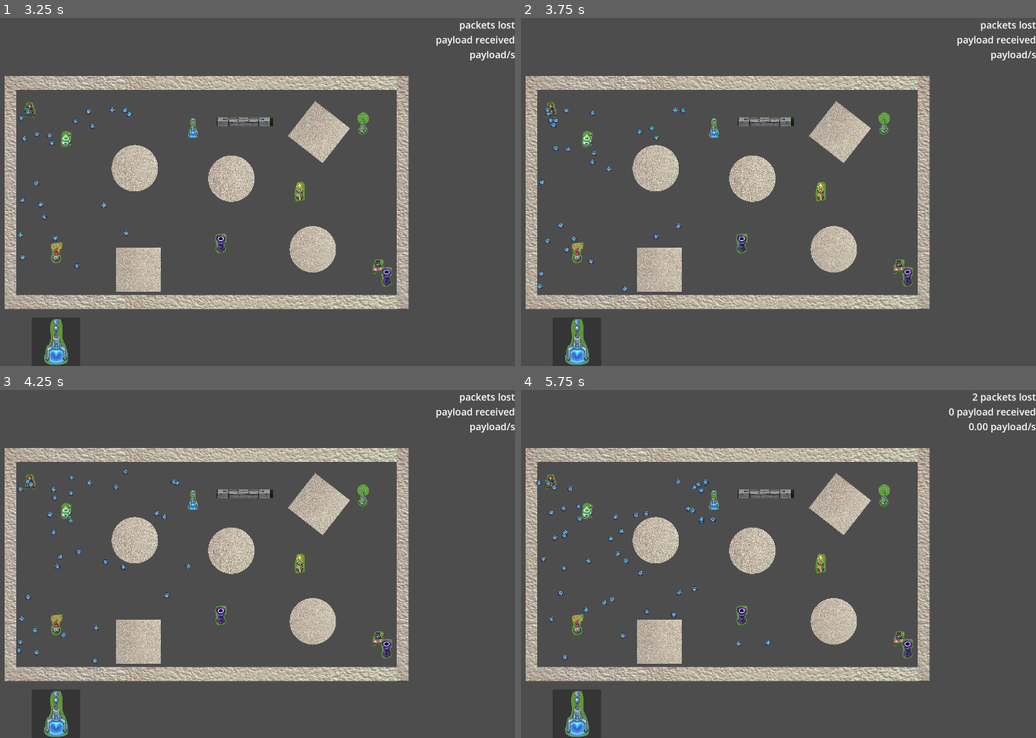
Above: before the commit, frames 1-4 (two rows, left to right).
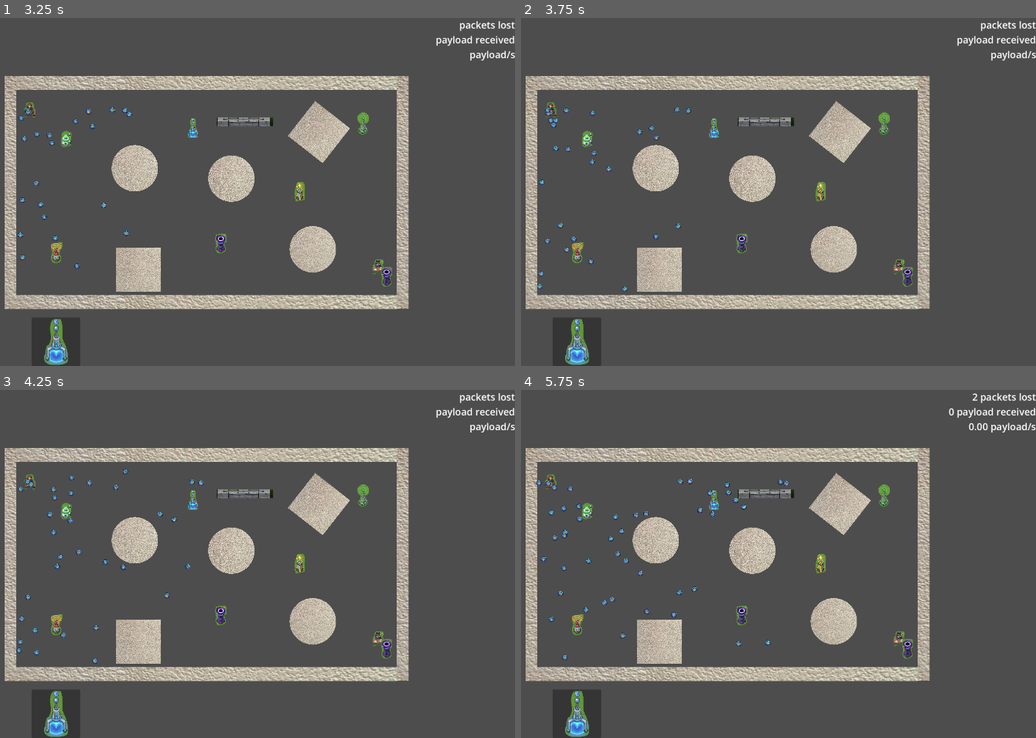
Above: after the commit, the same moments.

Repository: ryupold/ld59
Game: Godot game, scene res://scenes/test_sender.tscn
The game is run twice, just before and just after one commit, with the same random seed, the same clock (stepped at 60 frames per second) and the same inputs. The engine's default icon, where the game draws it, is replaced by a stand-in: a white triangle on a blue panel in a dark square.
Inputs (mouse positions are in pixels of both pictures, inside the frame that each line leads up to):
- Up to frame 1 (3.25 s): click (56, 341) at 0.5 s; click (56, 341) at 1.25 s; click (56, 341) at 2 s
- Up to frame 2 (3.75 s): no input
- Up to frame 3 (4.25 s): no input
- Up to frame 4 (5.75 s): no input

Frame 1 is identical in both runs. In frame 2, less than 0.1% of the frame differs, in the area x 29-34%, y 25-28%; in frame 3, 0.1%; in frame 4, 0.3%, in the area x 29-52%, y 25-39%.

Commit message:
add parameters to slow tower
also do not slow down particle below a certain velocity

Diff:
--- a/ld59-game/entities/towers/slow/slow_tower.gd
+++ b/ld59-game/entities/towers/slow/slow_tower.gd
@@ -1,7 +1,14 @@
 extends Tower
+
+@export var slowDownFactor: float = 0.5
+@export var minParticleSpeed: float = 100
 
 func _physics_process(delta: float) -> void:
 	for packet in packetsColliding:
-		var velocity := packet.linear_velocity - (packet.linear_velocity * 2 * delta)
+		if packet.linear_velocity.length() < minParticleSpeed:
+			continue
+
+		var velocity := packet.linear_velocity - (packet.linear_velocity * slowDownFactor * delta)
+		if velocity.length() < minParticleSpeed:
+			velocity = velocity.normalized() * minParticleSpeed
 		packet.set_axis_velocity(velocity)
-	return
